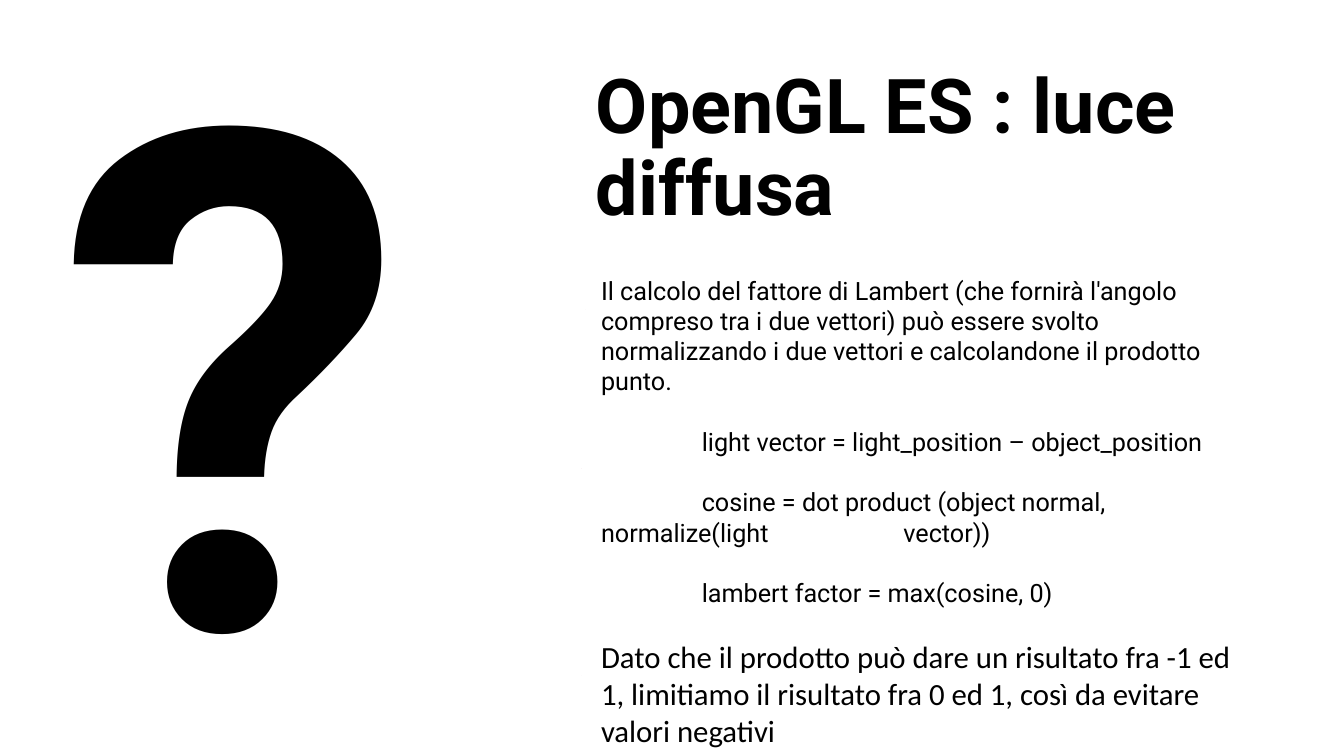
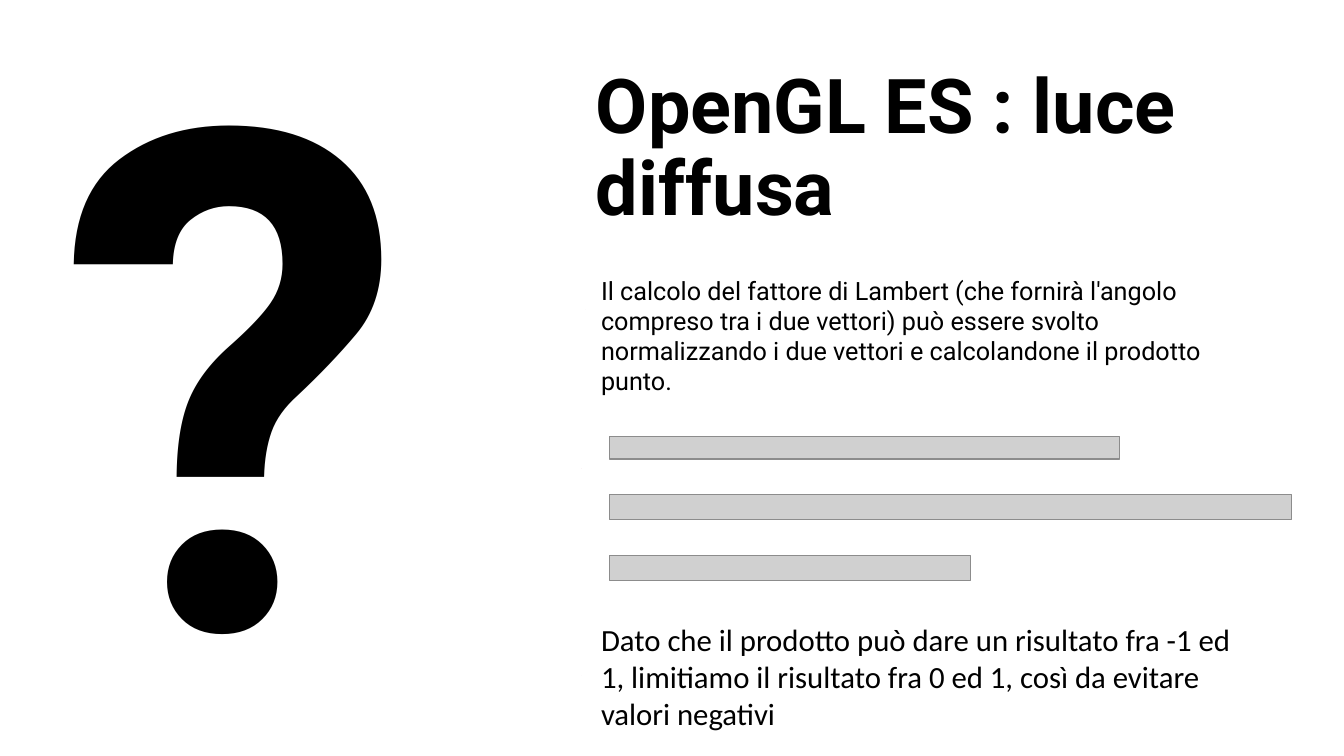
Before and after one commit to AntonioDOrazio/MobileProgramming_OpenGL, a slide deck: slide 48 of Materiale/BozzaOpenGL.pptx. Drawn at 1344x756 pixels with LibreOffice and Linux fonts; fonts in the diff are those of the drawing; grey boxes stand for pictures. Boxes give left, top, right and bottom in pixels: in the first picture for what was removed or moved away, otherwise in the second. Text is boxed around its words. In the diff, an @@ line names an element or a change of style, - is before the commit and + after.

```diff
--- a/Materiale/BozzaOpenGL.pptx
+++ b/Materiale/BozzaOpenGL.pptx
@@ text in free at (x1=601, y1=432, x2=1202, y2=608): paragraphs removed @@
-light vector = light_position – object_position
-cosine = dot product (object normal, normalize(light vector))
-lambert factor = max(cosine, 0)
@@ picture added at (x1=609, y1=436, x2=1119, y2=458) @@
@@ picture added at (x1=609, y1=495, x2=1291, y2=520) @@
@@ picture added at (x1=609, y1=555, x2=969, y2=580) @@
```
Also in this commit, not shown: 2 other slides changed.
